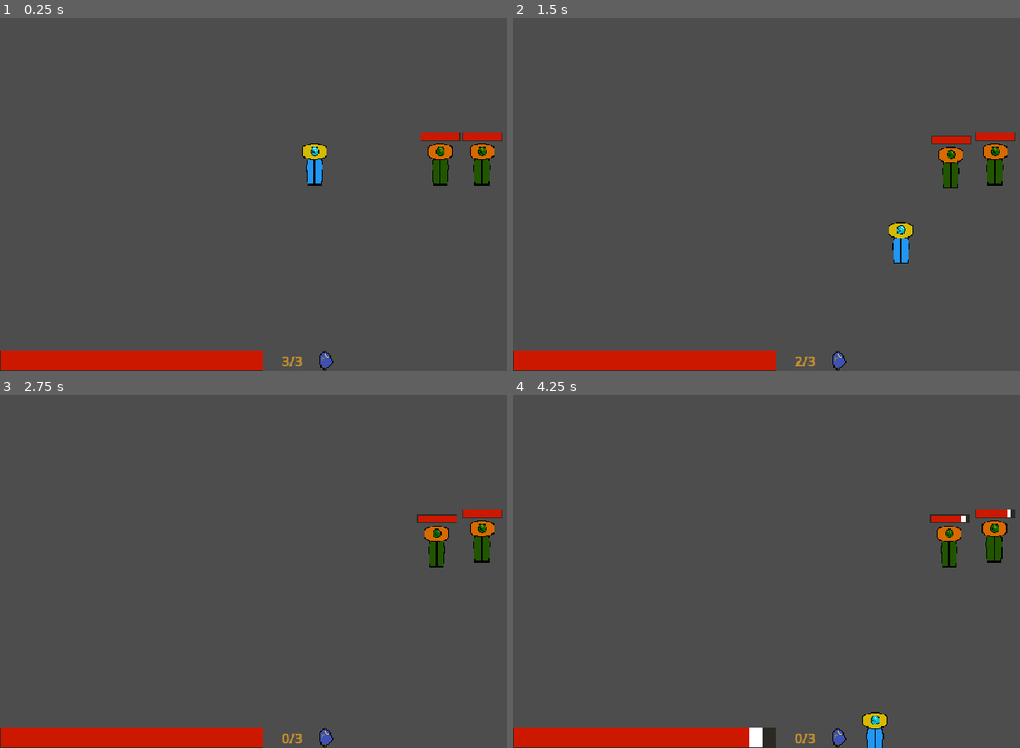
Above: before the commit, frames 1-4 (two rows, left to right).
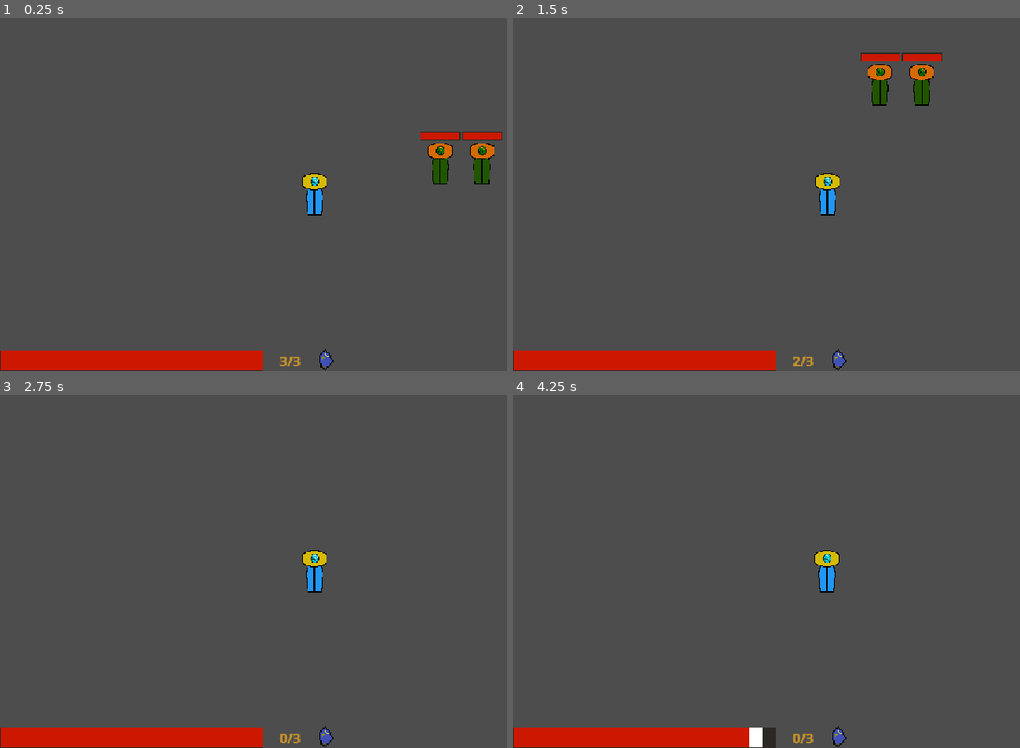
Above: after the commit, the same moments.

Repository: nf12pro/ChronoAnchor
Game: Godot game, scene res://scenes/testing_scene.tscn
Two runs of this game, one before a commit and one after it. Both use one fixed random seed, a clock stepped at 60 frames per second and the inputs below.
Inputs (mouse positions are in pixels of both pictures, inside the frame that each line leads up to):
- Up to frame 1 (0.25 s): no input
- Up to frame 2 (1.5 s): tap Enter at 0.5 s; move the mouse to (964, 176) at 0.52 s; hold Right (move_right) 0.53-1.28 s; hold Shift (dash) 0.53-1.28 s; click (964, 176) at 0.67 s; move the mouse to (700, 212) at 1.27 s; hold S (move_down) from 1.28 s (still down); click (700, 212) at 1.35 s
- Up to frame 3 (2.75 s): tap Shift (dash) at 1.55 s; move the mouse to (375, 493) at 2.02 s; release S (move_down) at 2.03 s; hold Right (move_right) from 2.03 s (still down); hold Shift (dash) from 2.03 s (still down)
- Up to frame 4 (4.25 s): move the mouse to (796, 642) at 2.77 s; release Right (move_right) at 2.78 s; release Shift (dash) at 2.78 s; hold W (move_up) 2.78-3.53 s; right-click (796, 642) at 2.85 s; click (796, 642) at 2.92 s; tap Shift (dash) at 3.05, 3.8 s; move the mouse to (1014, 624) at 3.52 s; hold A (move_left) from 3.53 s (still down); hold P (take_damage_test) from 3.53 s (still down)

The runs differ from the first frame. In frame 1, 1.1% of the frame differs, in the area x 55-100%, y 32-100%; in frame 2, 3.4%, in the area x 55-100%, y 9-100%; in frame 3, 1.8%; in frame 4, 2.2%.

Commit message:
Added Camera Tracking

Diff:
--- a/project.godot
+++ b/project.godot
@@ -88,6 +88,16 @@
 "events": [Object(InputEventMouseButton,"resource_local_to_scene":false,"resource_name":"","device":-1,"window_id":0,"a …(259 unchanged characters)…
 ]
 }
+place_save_state={
+"deadzone": 0.2,
+"events": [Object(InputEventKey,"resource_local_to_scene":false,"resource_name":"","device":-1,"window_id":0,"alt_pressed":false,"shift_pressed":false,"ctrl_pressed":false,"meta_pressed":false,"pressed":false,"keycode":0,"physical_keycode":81,"key_label":0,"unicode":113,"location":0,"echo":false,"script":null)
+]
+}
+rewind_to_save_state={
+"deadzone": 0.2,
+"events": [Object(InputEventKey,"resource_local_to_scene":false,"resource_name":"","device":-1,"window_id":0,"alt_pressed":false,"shift_pressed":false,"ctrl_pressed":false,"meta_pressed":false,"pressed":false,"keycode":0,"physical_keycode":69,"key_label":0,"unicode":101,"location":0,"echo":false,"script":null)
+]
+}
 
 [layer_names]
 
--- a/scenes/player.tscn
+++ b/scenes/player.tscn
@@ -35,26 +35,31 @@
 collision_layer = 2
 script = ExtResource("1_g2els")
 
-[node name="animated_sprite_2d" type="AnimatedSprite2D" parent="." unique_id=2084851377]
-sprite_frames = SubResource("SpriteFrames_6esg4")
-autoplay = "default"
-frame_progress = 0.12391861
+[node name="health_bar" parent="." unique_id=2078701455 instance=ExtResource("3_qhqgy")]
+anchors_preset = 2
+anchor_top = 1.0
+anchor_bottom = 1.0
+offset_left = 1.0
+offset_top = 510.0
+offset_right = 401.0
+offset_bottom = 540.0
+grow_vertical = 0
 
-[node name="collision_shape_2d" type="CollisionShape2D" parent="." unique_id=1128658469]
-shape = SubResource("RectangleShape2D_hv2ic")
+[node name="dash_shard" type="Sprite2D" parent="." unique_id=290740632]
+position = Vector2(496, 524)
+scale = Vector2(2, 2)
+texture = ExtResource("4_dqkch")
 
-[node name="canvas_layer" type="CanvasLayer" parent="." unique_id=527961938]
-
-[node name="dash_tracker" type="RichTextLabel" parent="canvas_layer" unique_id=517359511]
+[node name="dash_tracker" type="RichTextLabel" parent="." unique_id=517359511]
 anchors_preset = -1
 anchor_left = 0.42000002
 anchor_top = 0.94100004
 anchor_right = 0.51000005
 anchor_bottom = 0.998
-offset_left = -0.2000122
-offset_top = -0.14001465
-offset_right = 0.39996338
-offset_bottom = 0.079956055
+offset_left = 403.0
+offset_top = 508.0
+offset_right = 483.0
+offset_bottom = 540.0
 grow_horizontal = 2
 grow_vertical = 2
 theme_override_colors/default_color = Color(0.75986844, 0.5605189, 0.16995767, 1)
@@ -66,20 +71,18 @@
 horizontal_alignment = 1
 vertical_alignment = 2
 
-[node name="dash_shard" type="Sprite2D" parent="canvas_layer" unique_id=290740632]
-position = Vector2(496, 524)
-scale = Vector2(2, 2)
-texture = ExtResource("4_dqkch")
+[node name="player_sprite" type="AnimatedSprite2D" parent="." unique_id=2084851377]
+position = Vector2(480, 271)
+sprite_frames = SubResource("SpriteFrames_6esg4")
+autoplay = "default"
+frame_progress = 0.12391861
 
-[node name="health_bar" parent="canvas_layer" unique_id=2078701455 instance=ExtResource("3_qhqgy")]
-anchors_preset = 2
-anchor_top = 1.0
-anchor_bottom = 1.0
-offset_left = 1.0
-offset_top = -31.0
-offset_right = 401.0
-offset_bottom = -1.0
-grow_vertical = 0
+[node name="player_hurtbox" type="CollisionShape2D" parent="." unique_id=1128658469]
+position = Vector2(480, 271)
+shape = SubResource("RectangleShape2D_hv2ic")
+
+[node name="canvas_layer" type="CanvasLayer" parent="." unique_id=527961938]
+follow_viewport_enabled = true
 
 [node name="health_timer" type="Timer" parent="." unique_id=899907336]
 process_callback = 0
@@ -96,6 +99,10 @@
 one_shot = true
 
 [node name="sword_equipment" parent="." unique_id=1586162383 instance=ExtResource("5_qlg0r")]
+position = Vector2(480, 271)
+
+[node name="camera_2d" type="Camera2D" parent="." unique_id=843484154]
+position = Vector2(480, 271)
 
 [connection signal="timeout" from="health_timer" to="." method="_on_health_timer_timeout"]
 [connection signal="timeout" from="dash_timer" to="." method="_on_dash_timer_timeout"]
--- a/scenes/testing_scene.tscn
+++ b/scenes/testing_scene.tscn
@@ -6,7 +6,6 @@
 [node name="testing_scene" type="Node2D" unique_id=1774393185]
 
 [node name="player" parent="." unique_id=809222876 instance=ExtResource("1_2j2p2")]
-position = Vector2(480, 224)
 
 [node name="test_enemy" parent="." unique_id=101213513 instance=ExtResource("2_2j2p2")]
 position = Vector2(672, 224)
--- a/scripts/player.gd
+++ b/scripts/player.gd
@@ -1,32 +1,44 @@
 extends CharacterBody2D
 
+#region Movement
 @export var max_speed: float = 200.0
 @export var acceleration: float = 1200.0
 @export var friction: float = 1500.0
+#endregion
 
+#region Invincibility
 @onready var damage_invincible_timer = $damage_invincible_timer
 var dash_invincible: bool = false
 var damage_invincible: bool = false
+#endregion
 
-@onready var health_bar = $canvas_layer/health_bar
+#region Health
+@onready var health_bar = $health_bar
 @onready var health_timer = $health_timer
 @export var max_health: float = 100
 var health: float = 100 : set = set_health
 
+@export var health_recover_upgrade = false
+#endregion
+
+#region Snap Tap
 var left_time: float = 0.0
 var right_time: float = 0.0
 var up_time: float = 0.0
 var down_time: float = 0.0
 
 @export var snap_tap: bool = true
+#endregion
 
+#region Dashing
 @onready var dash_timer = $dash_timer
-@onready var dash_tracker = $canvas_layer/dash_tracker
+@onready var dash_tracker = $dash_tracker
 
 var dash_charges: int = 3
 var dash_time_left: float = 0.0
 var dash_direction: Vector2 = Vector2.ZERO
 var last_move_direction: Vector2 = Vector2.DOWN
+
 
 @export var dash_amount: int = 3
 @export var dash_speed: float = 600.0
@@ -34,10 +46,18 @@
 @export var dash_charge_cooldown: float = 3.0
 
 signal dash_finished
+#endregion
 
 @onready var sword_equipment = $sword_equipment
 
-@export var health_recover_upgrade = false
+#region Save-Stating
+@export var save_state_amount: int = 1
+var save_state_placed: int = 0
+var save_state_dash_amount: Array = []
+var save_state_health: Array = []
+var save_state_x_location: Array = []
+var save_state_y_location: Array = []
+#endregion
 
 func _ready():
 	health = max_health
@@ -129,6 +149,12 @@
 	if event.is_action_pressed("dash"):
 		dash()
 
+func place_save_state() -> void:
+	pass
+
+func save_state() -> void:
+	pass
+
 func _on_health_depleted() -> void:
 	print("Player died")
 
--- a/scripts/sword_equipment.gd
+++ b/scripts/sword_equipment.gd
@@ -39,7 +39,6 @@
 var combo_ready: bool = false
 @onready var combo_timer = $combo_timer
 #endregion
-
 
 func _ready() -> void:
 	sword_area.monitoring = false
